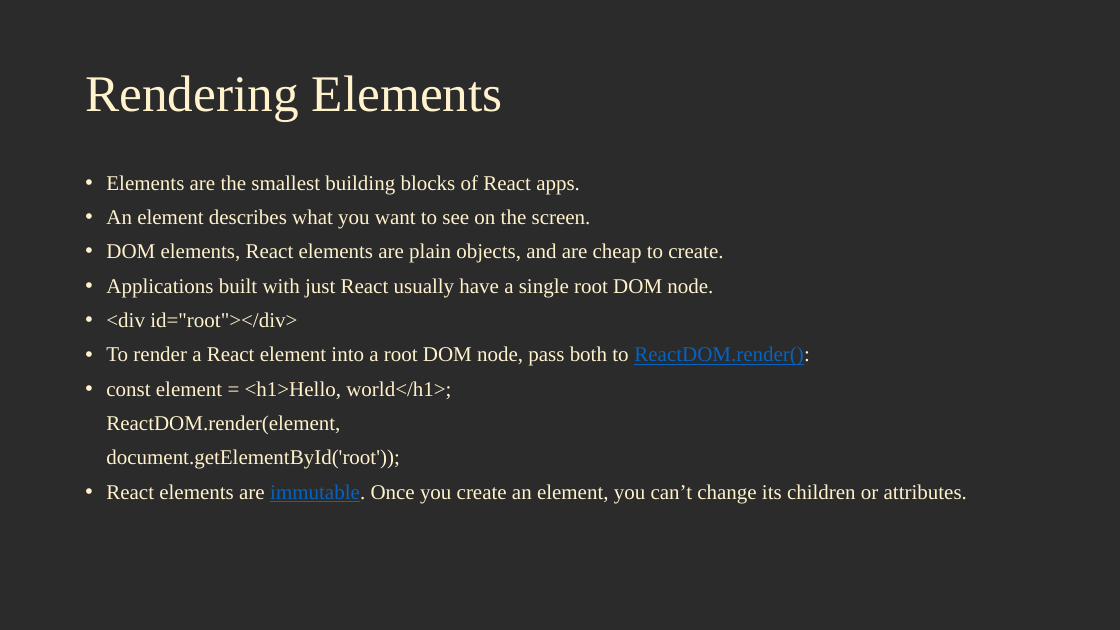
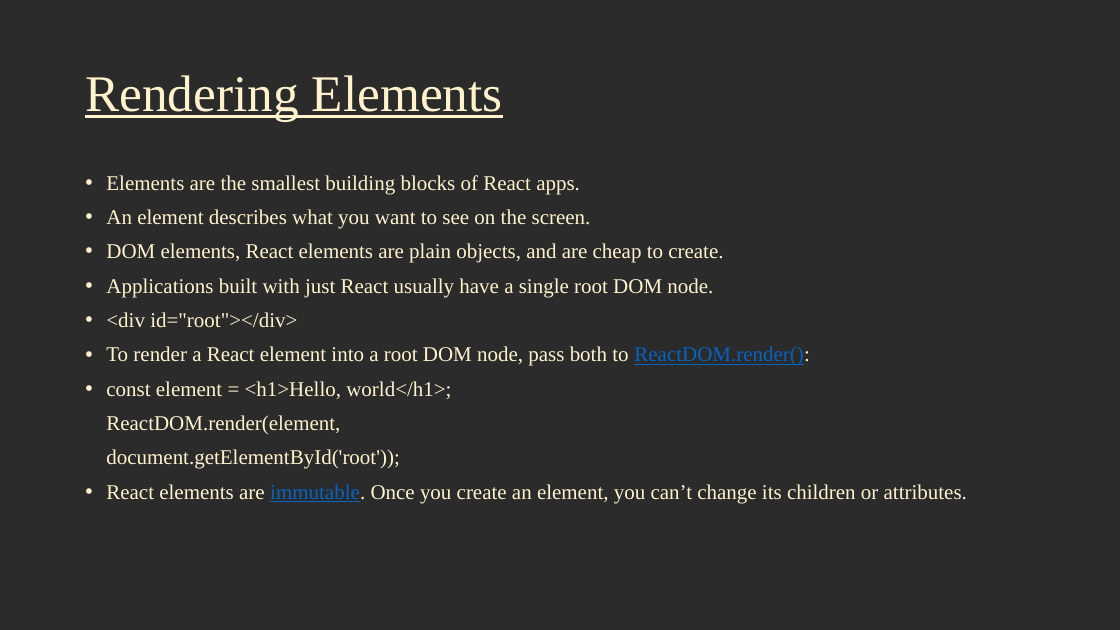
Before and after one commit to jscodebit/react_project, a slide deck: slide 15 of React Workshop.pptx (slide 7 before the commit). Drawn at 1120x630 pixels with LibreOffice and Linux fonts; fonts in the diff are those of the drawing; background and template pictures are left out; a plain dark background stands for a picture behind light text. Boxes give left, top, right and bottom in pixels: in the first picture for what was removed or moved away, otherwise in the second. Text is boxed around its words. In the diff, an @@ line names an element or a change of style, - is before the commit and + after.

```diff
--- a/React Workshop.pptx
+++ b/React Workshop.pptx
@@ title "Rendering Elements" at [85,75,503,121]: underline on @@
```
Also in this commit, not shown: 8 other slides changed, 15 slides added, 1 slide removed, 6 other files.
